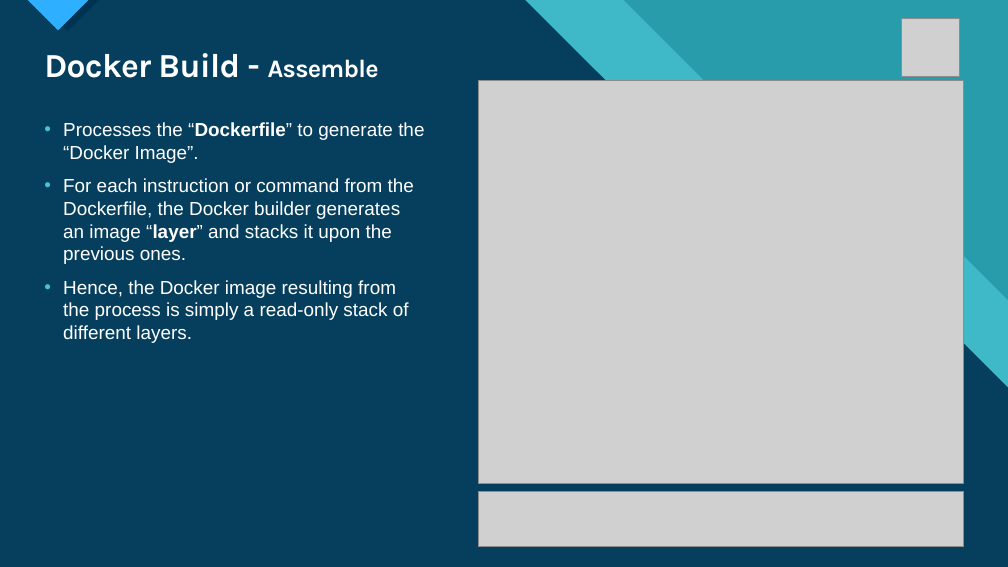
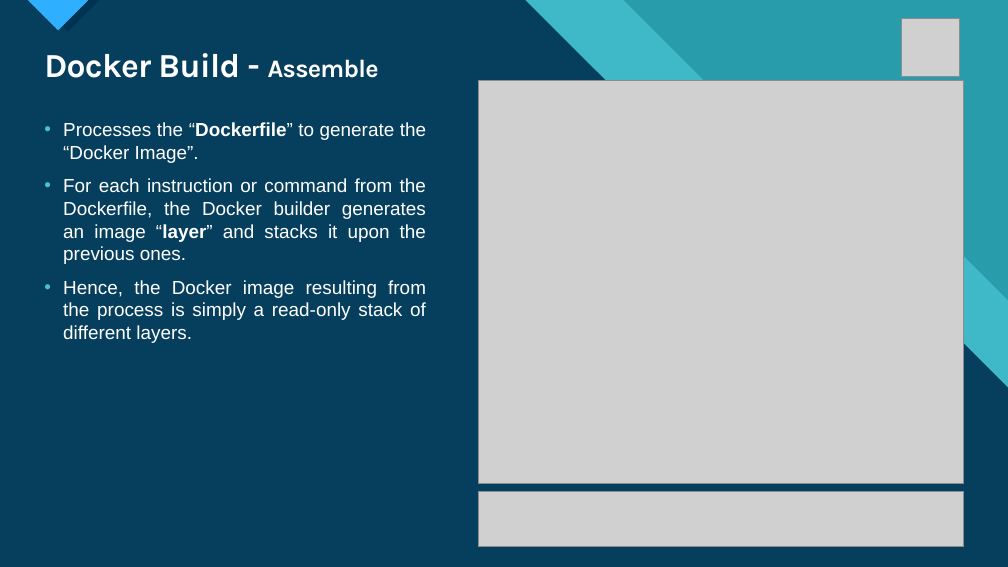
Before and after one commit to Singh-Karandeep/DockerTutorial, a slide deck: slide 18 of Docker for Beginners.pptx (slide 17 before the commit). Drawn at 1008x567 pixels with LibreOffice and Linux fonts; fonts in the diff are those of the drawing; grey boxes stand for pictures. Boxes give left, top, right and bottom in pixels: in the first picture for what was removed or moved away, otherwise in the second. Text is boxed around its words. In the diff, an @@ line names an element or a change of style, - is before the commit and + after.

```diff
--- a/Docker for Beginners.pptx
+++ b/Docker for Beginners.pptx
@@ text "Processes the “Dockerfile” to generate ..." at [63, 122, 426, 343]: alignment left to justified @@
```
Also in this commit, not shown: 13 other slides changed, 1 slide added.
